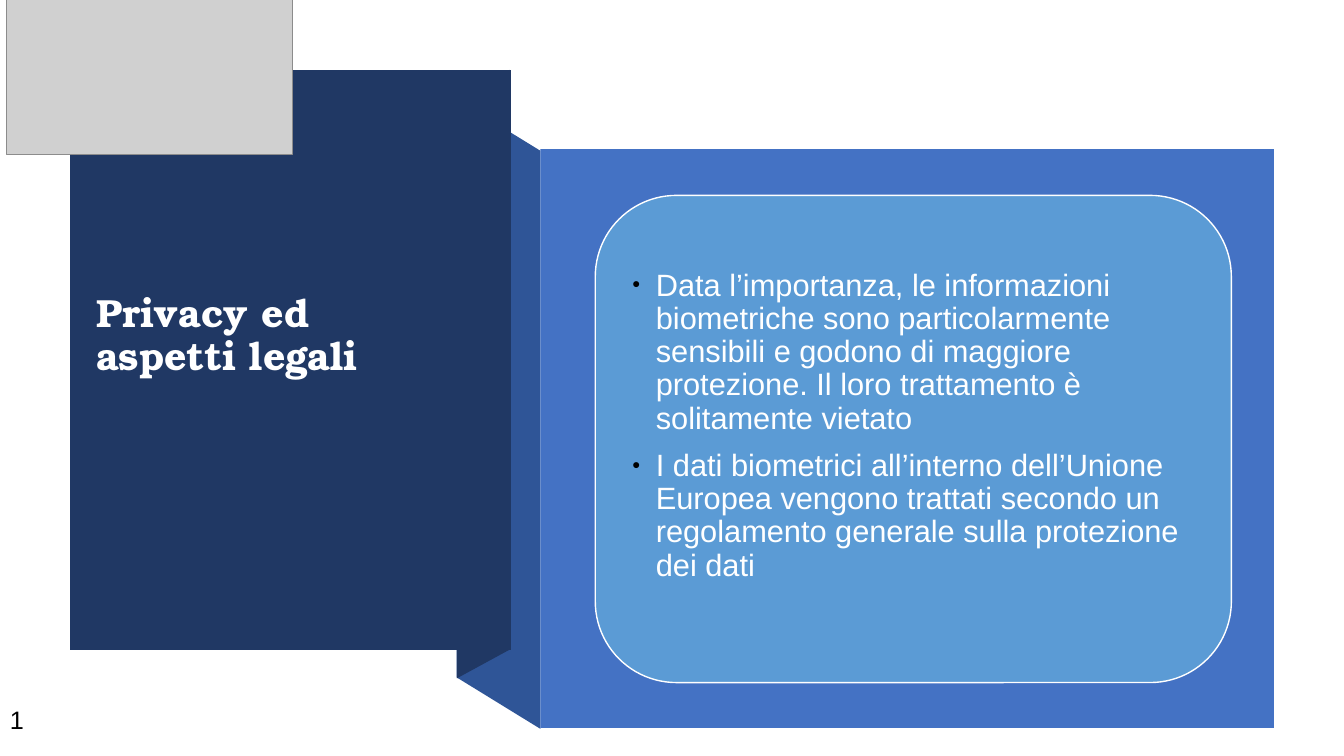
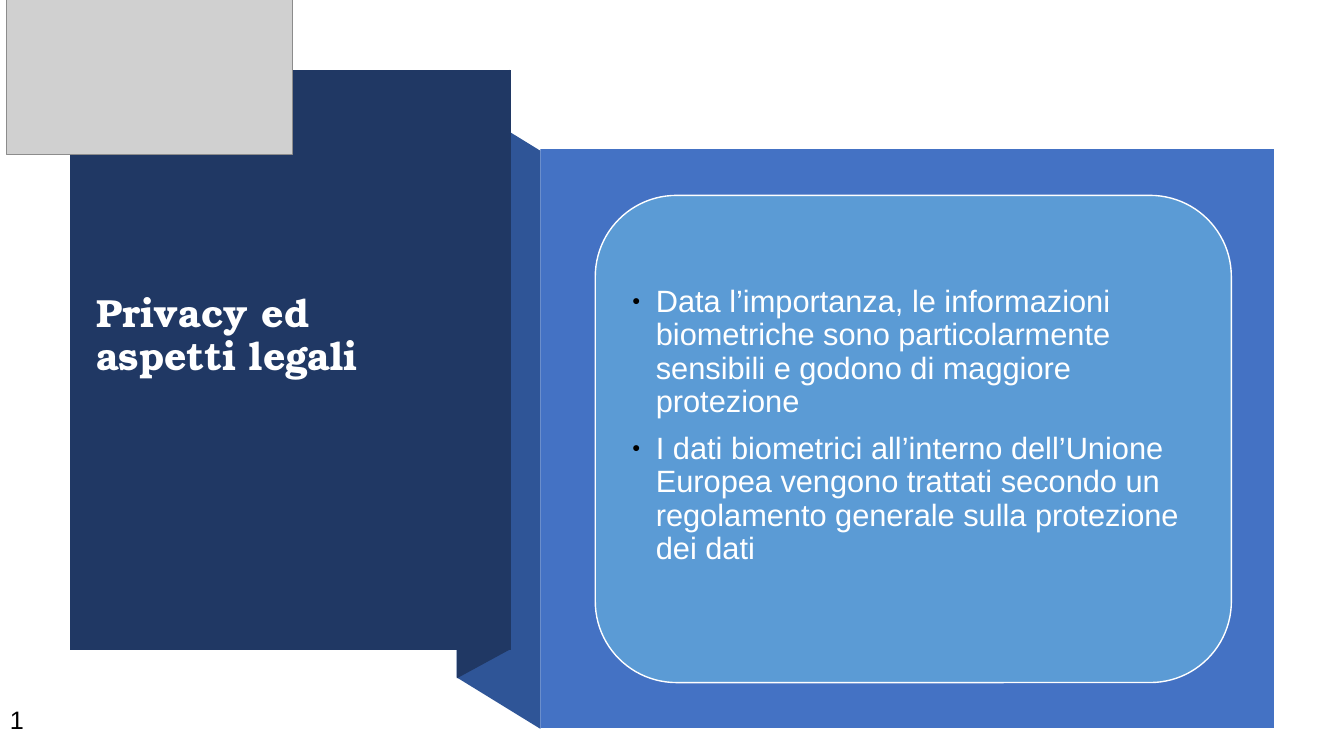
Before and after one commit to Torkin1/biometric_prompt_WALL-E, a slide deck: slide 1 of Privacy.odp. Drawn at 1344x756 pixels with LibreOffice and Linux fonts; fonts in the diff are those of the drawing; grey boxes stand for pictures. Boxes give left, top, right and bottom in pixels: in the first picture for what was removed or moved away, otherwise in the second. Text is boxed around its words. In the diff, an @@ line names an element or a change of style, - is before the commit and + after.

Commit message:
#2

```diff
--- a/Privacy.odp
+++ b/Privacy.odp
@@ text in rounded rectangle at box(656, 289, 1110, 418): text changed @@
-● Data l’importanza, le informazioni biometriche sono particolarmente sensibili e godono di maggiore protezione. Il loro trattamento è solitamente vietato
+● Data l’importanza, le informazioni biometriche sono particolarmente sensibili e godono di maggiore protezione
```
Also in this commit, not shown: 1 other slide changed.
